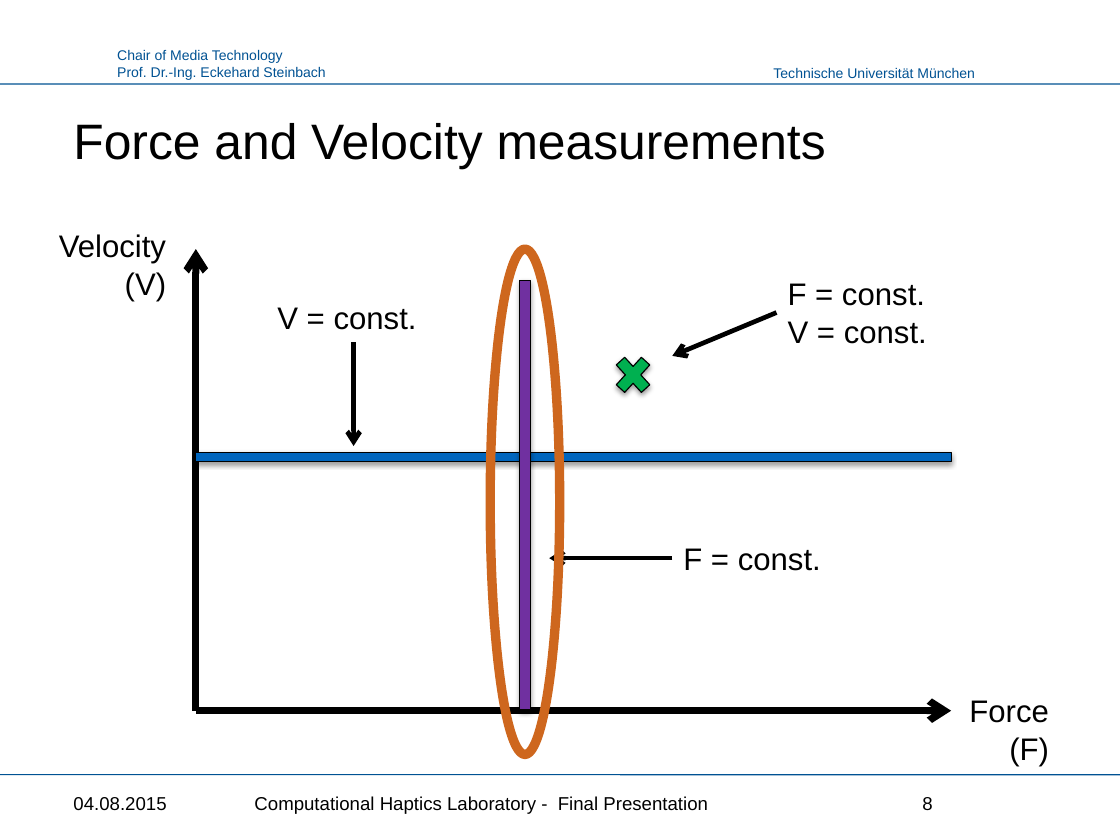
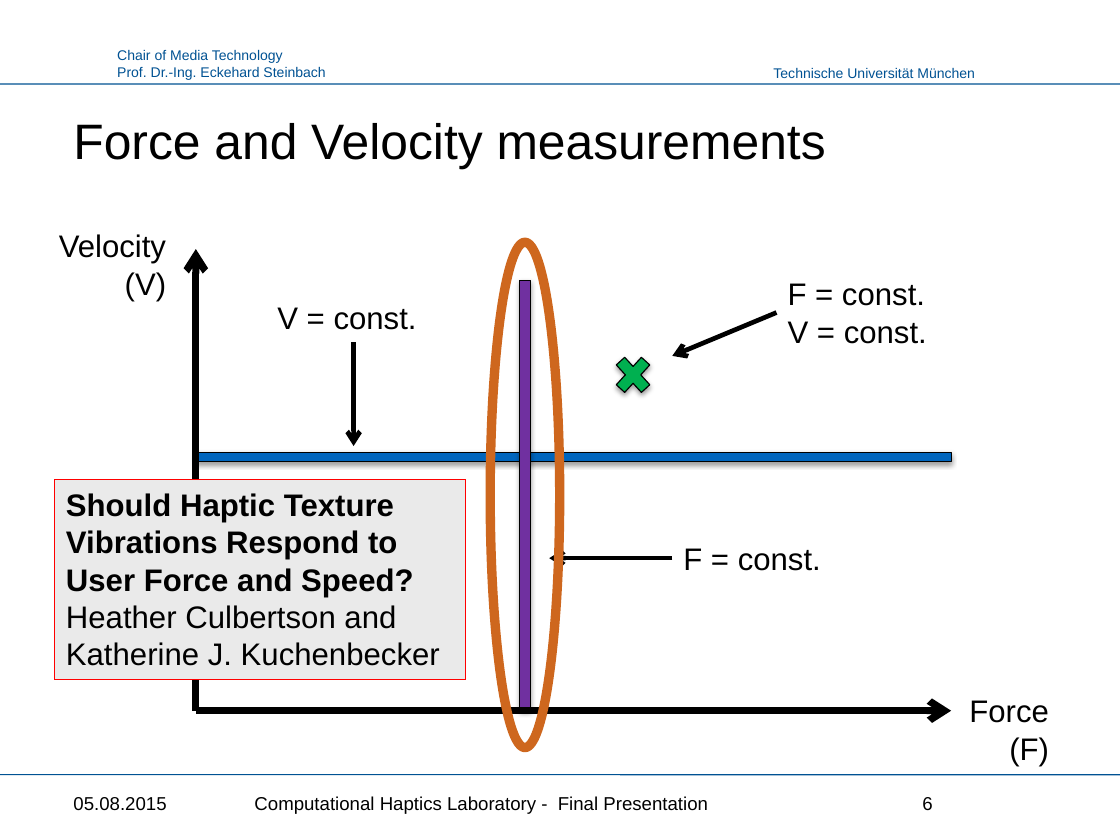
Before and after one commit to Punkbuster0401/HapticsLab, a slide deck: slide 6 of Haptics_Presentation.pptx (slide 8 before the commit). Drawn at 1120x840 pixels with LibreOffice and Linux fonts; fonts in the diff are those of the drawing; background and template pictures are left out. Boxes give left, top, right and bottom in pixels: in the first picture for what was removed or moved away, otherwise in the second. Text is boxed around its words. In the diff, an @@ line names an element or a change of style, - is before the commit and + after.

```diff
--- a/Haptics_Presentation.pptx
+++ b/Haptics_Presentation.pptx
@@ ellipse: place and size @@
-ellipse at bbox=[491, 249, 560, 754]
+ellipse at bbox=[491, 242, 560, 747]
@@ rectangle added at bbox=[55, 479, 466, 679], fill #EAEAEA, outline #FF0000 0.75 pt, 20 pt, text #000000, bold @@
+Should Haptic Texture Vibrations Respond to User Force and Speed?
+Heather Culbertson and Katherine J. Kuchenbecker
@@ text at bbox=[73, 797, 166, 811]: text changed @@
-04.08.2015
+05.08.2015
```
Also in this commit, not shown: 10 other slides changed, 6 slides added, 1 other file.
